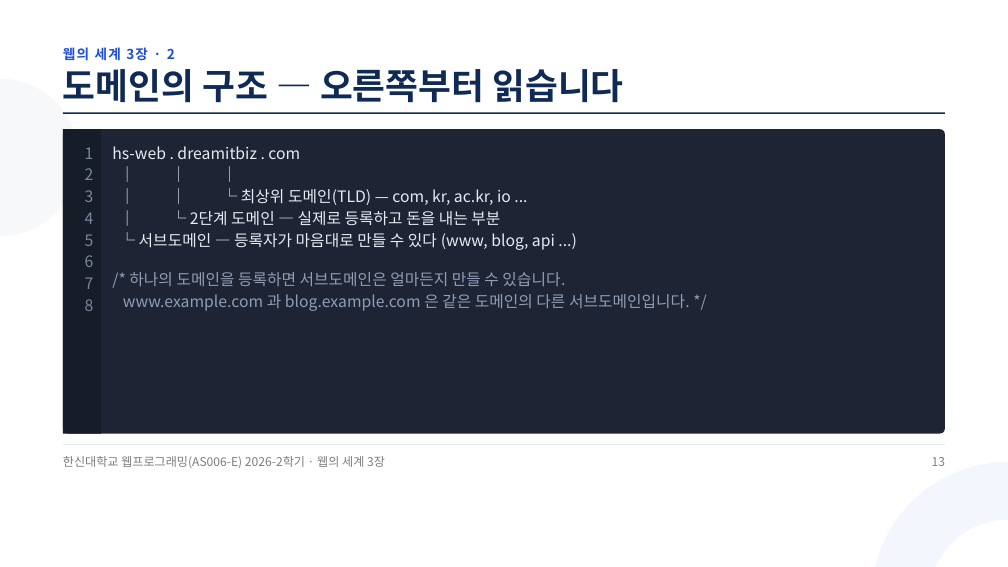
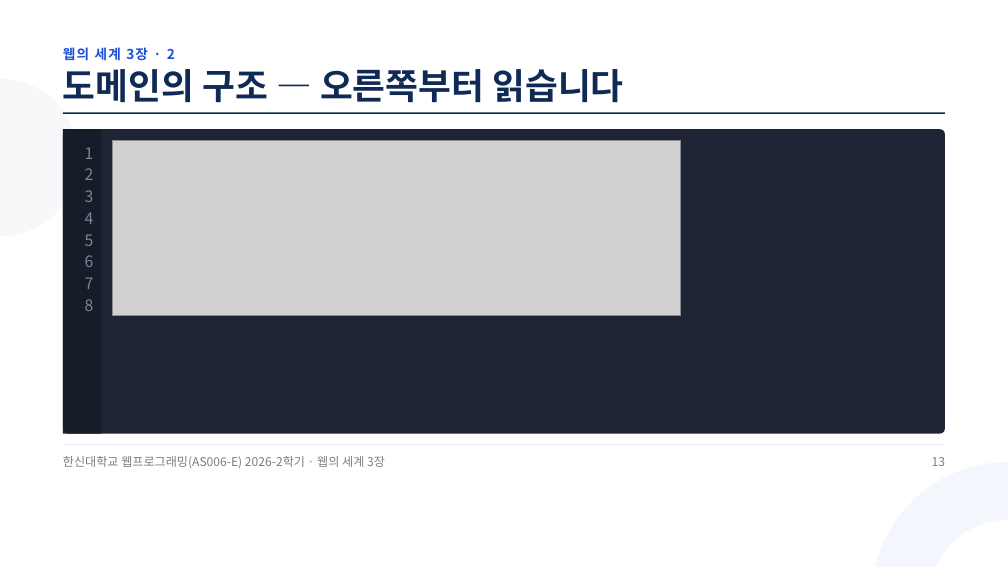
Before and after one commit to aebonlee/materials, a slide deck: slide 13 of hs-web/WW03_주소_도메인_호스팅.pptx. Drawn at 1008x567 pixels with LibreOffice and Linux fonts; fonts in the diff are those of the drawing; grey boxes stand for pictures. Boxes give left, top, right and bottom in pixels: in the first picture for what was removed or moved away, otherwise in the second. Text is boxed around its words. In the diff, an @@ line names an element or a change of style, - is before the commit and + after.

```diff
--- a/hs-web/WW03_주소_도메인_호스팅.pptx
+++ b/hs-web/WW03_주소_도메인_호스팅.pptx
@@ text removed at [112, 146, 690, 311] @@
-hs-web . dreamitbiz . com
-│ │ │
-│ │ └ 최상위 도메인(TLD) — com, kr, ac.kr, io ...
-│ └ 2단계 도메인 — 실제로 등록하고 돈을 내는 부분
-└ 서브도메인 — 등록자가 마음대로 만들 수 있다 (www, blog, api ...)
-/* 하나의 도메인을 등록하면 서브도메인은 얼마든지 만들 수 있습니다.
-www.example.com 과 blog.example.com 은 같은 도메인의 다른 서브도메인입니다. */
@@ picture added at [112, 141, 680, 315] @@
```
Also in this commit, not shown: 1 other slide changed, 15 other files.
